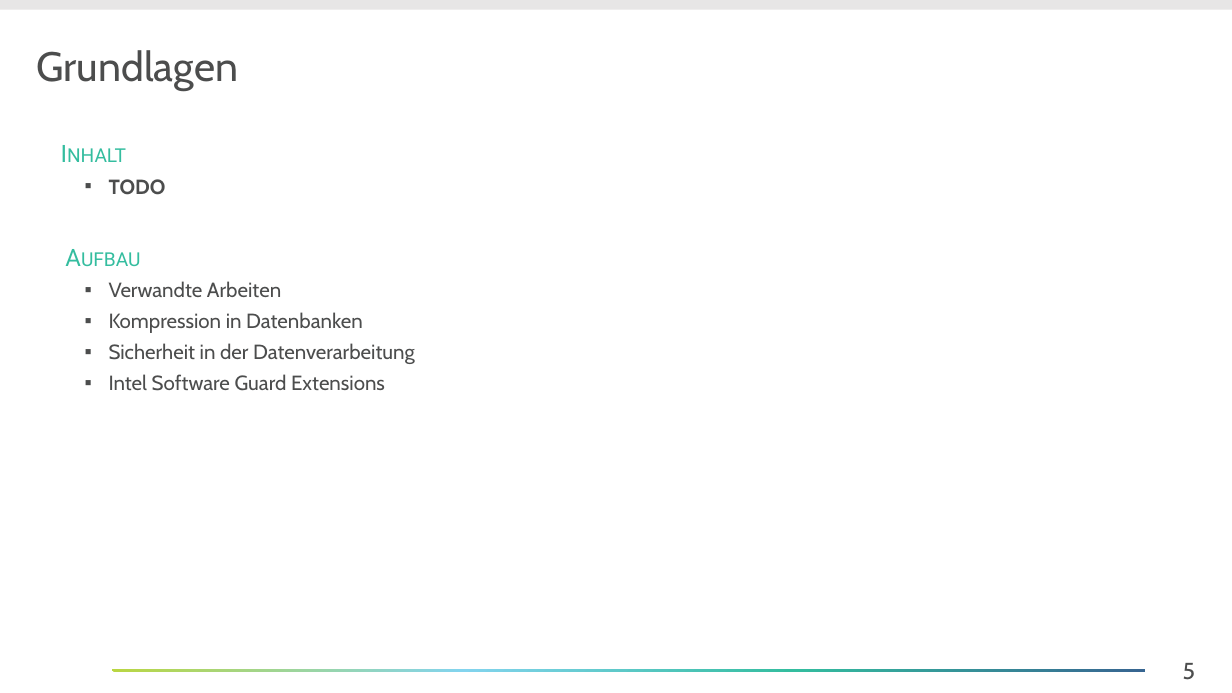
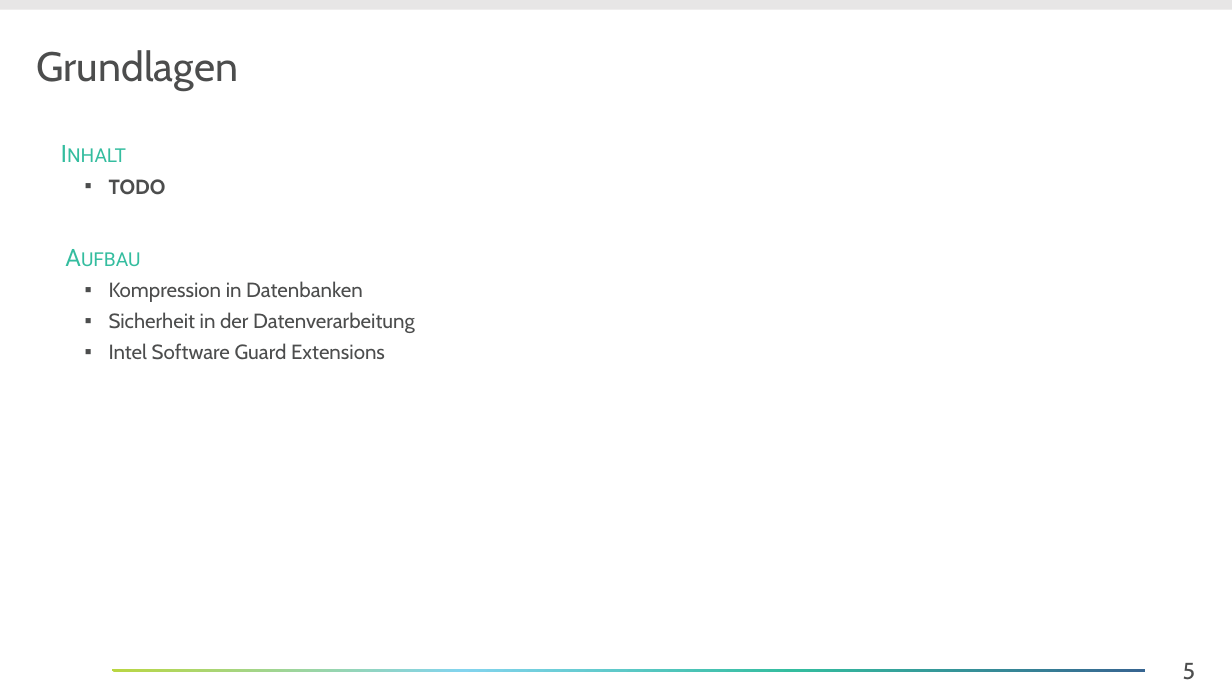
Before and after one commit to Lucku/bachelorthesis, a slide deck: slide 5 of Dokument/Entwürfe/01 Intro.pptx. Drawn at 1232x693 pixels with LibreOffice and Linux fonts; fonts in the diff are those of the drawing; background and template pictures are left out. Boxes give left, top, right and bottom in pixels: in the first picture for what was removed or moved away, otherwise in the second. Text is boxed around its words. In the diff, an @@ line names an element or a change of style, - is before the commit and + after.

```diff
--- a/Dokument/Entwürfe/01 Intro.pptx
+++ b/Dokument/Entwürfe/01 Intro.pptx
@@ text at (109,281,281,297): paragraph removed @@
-  ▪ Verwandte Arbeiten
```
Also in this commit, not shown: 1 other slide changed, 1 slide added, 11 other files.
